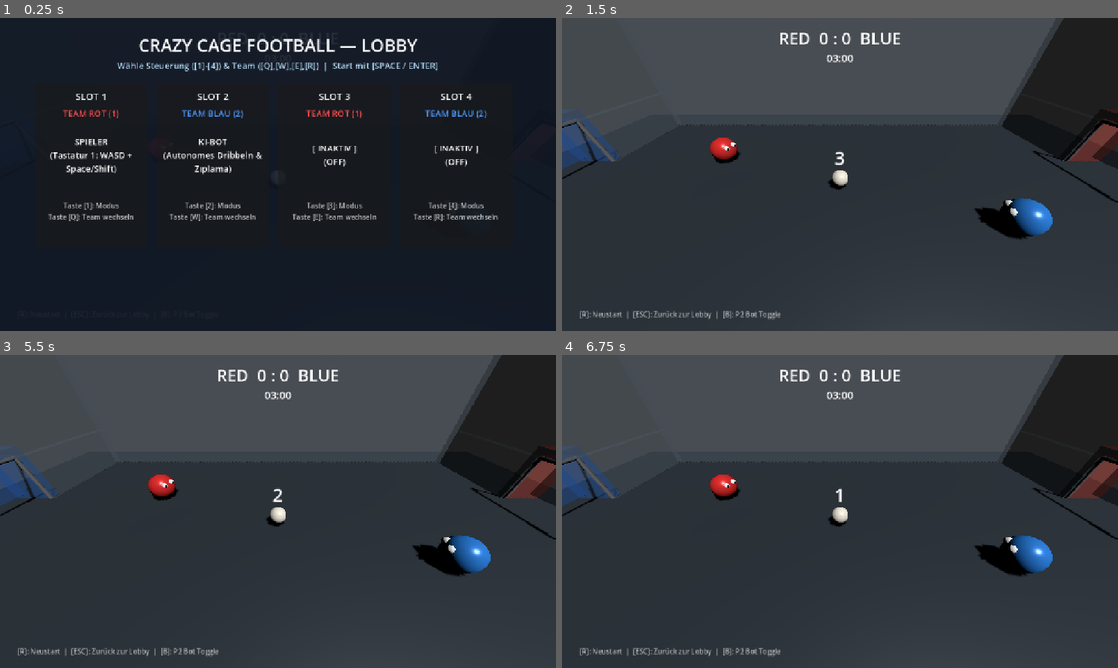
Above: before the commit, frames 1-4 (two rows, left to right).
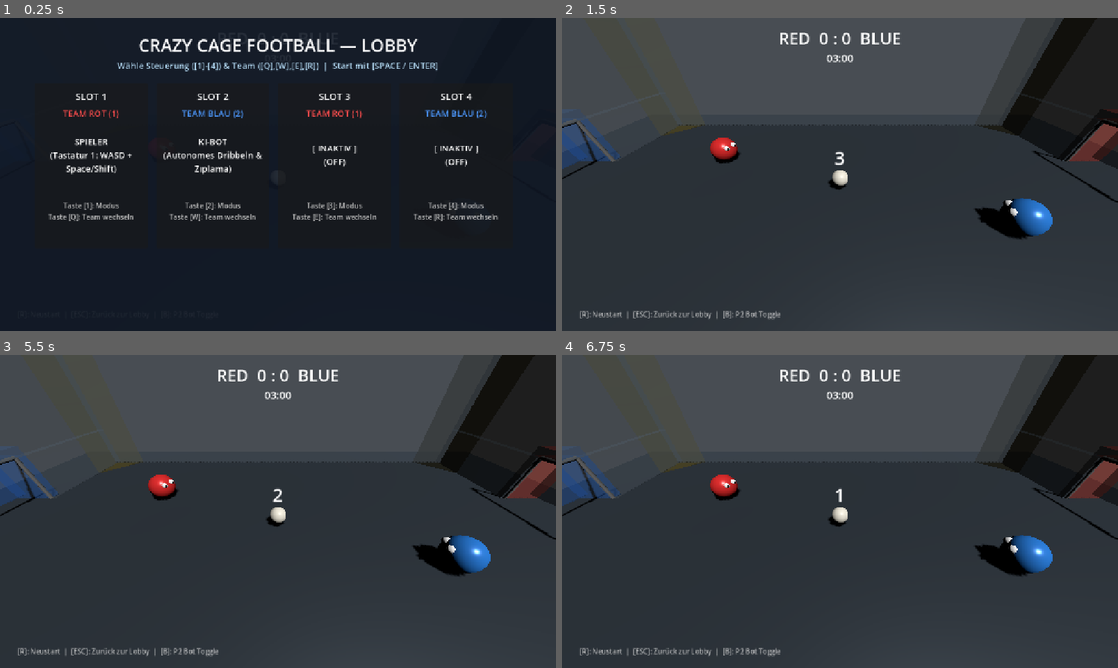
Above: after the commit, the same moments.

Repository: RobinNunkesser/gd-godot-crazy-cage-football
Game: Godot game, scene res://scenes/main.tscn
Two runs of this game, one before a commit and one after it. Both use one fixed random seed, a clock stepped at 60 frames per second and the inputs below.
Inputs:
- Up to frame 1 (0.25 s): no input
- Up to frame 2 (1.5 s): tap Enter (p2_jump) at 0.5 s; hold D (p1_right) 0.53-1.28 s; tap Shift (p1_boost) at 0.6 s; tap Space (p1_jump) at 0.77 s; tap R (restart) at 1.25 s; hold S (p1_down) from 1.28 s (still down); tap Down (p2_down) at 1.35 s
- Up to frame 3 (5.5 s): tap Space (p1_jump) at 1.52, 3.02, 3.77, 4.52 s; tap R (restart) every 0.75 s from 2 to 4.25 s; release S (p1_down) at 2.03 s; hold D (p1_right) 2.03-2.78 s; hold Left (p2_left) 2.03-2.78 s; hold W (p1_up) 2.78-3.53 s; tap Right (p2_right) at 2.85 s; hold Up (p2_up) 3.53-4.28 s; hold A (p1_left) 3.53-5.03 s; tap 1 at 4.35 s; hold S (p1_down) from 5.03 s (still down); tap 2 at 5.1 s
- Up to frame 4 (6.75 s): release S (p1_down) at 5.78 s; hold D (p1_right) 5.78-6.53 s; tap 3 at 5.85 s; tap Space (p1_jump) at 6.02 s; hold W (p1_up) from 6.53 s (still down); tap 4 at 6.6 s

The runs differ from the first frame. In frame 2, 0.1% of the frame differs, in the area x 18-82%, y 34-38%; in frame 3, 0.1%; in frame 4, 0.1%.

Commit message:
feat(ai-corner): add diagonal corner bumpers and intelligent bot unstuck/flank clearance

Diff:
--- a/scenes/main.gd
+++ b/scenes/main.gd
@@ -98,6 +98,9 @@
 
 	_build_side_wall(-1, "LeftWall")
 	_build_side_wall(1, "RightWall")
+
+	# 45-Grad abgewinkelte Eck-Banden (verhindern Verklemmen in 90-Grad Ecken)
+	_build_corner_bumpers()
 
 	# 4. Tore mit Area3D
 	_build_goal(-1, 2) # Tor links (Team 2 verteidigt, Team 1 punktet)
@@ -260,6 +263,49 @@
 	crossbar.position = Vector3(x_pos, CageConfig.GOAL_HEIGHT, 0)
 	crossbar.rotation_degrees = Vector3(90, 0, 0)
 	add_child(crossbar)
+
+func _build_corner_bumpers() -> void:
+	var chamfer_len = 2.6
+	var box_size = Vector3(chamfer_len, CageConfig.CAGE_HEIGHT_Y, CageConfig.WALL_THICKNESS * 1.5)
+	var bumper_color = Color(0.75, 0.65, 0.25, 0.6) # Industrieller Warnbanden-Look
+
+	var corner_configs = [
+		{"name": "CornerBumper_NE", "pos": Vector3(11.1, CageConfig.CAGE_HEIGHT_Y * 0.5, -6.1), "rot": -45.0},
+		{"name": "CornerBumper_SE", "pos": Vector3(11.1, CageConfig.CAGE_HEIGHT_Y * 0.5, 6.1), "rot": 45.0},
+		{"name": "CornerBumper_NW", "pos": Vector3(-11.1, CageConfig.CAGE_HEIGHT_Y * 0.5, -6.1), "rot": 45.0},
+		{"name": "CornerBumper_SW", "pos": Vector3(-11.1, CageConfig.CAGE_HEIGHT_Y * 0.5, 6.1), "rot": -45.0}
+	]
+
+	for cfg in corner_configs:
+		var body = StaticBody3D.new()
+		body.name = cfg["name"]
+		body.position = cfg["pos"]
+		body.rotation_degrees = Vector3(0, cfg["rot"], 0)
+
+		var phys_mat = PhysicsMaterial.new()
+		phys_mat.bounce = 0.85 # Hohe Federwirkung für dynamisches Herausprallen
+		phys_mat.friction = 0.2
+		body.physics_material_override = phys_mat
+
+		var col = CollisionShape3D.new()
+		var shape = BoxShape3D.new()
+		shape.size = box_size
+		col.shape = shape
+		body.add_child(col)
+
+		var mesh_inst = MeshInstance3D.new()
+		var box = BoxMesh.new()
+		box.size = box_size
+		mesh_inst.mesh = box
+		var mat = StandardMaterial3D.new()
+		mat.albedo_color = bumper_color
+		mat.transparency = BaseMaterial3D.TRANSPARENCY_ALPHA
+		mat.metallic = 0.7
+		mat.roughness = 0.2
+		mesh_inst.material_override = mat
+		body.add_child(mesh_inst)
+
+		add_child(body)
 
 func _build_ui() -> void:
 	var canvas = CanvasLayer.new()
--- a/scripts/player.gd
+++ b/scripts/player.gd
@@ -33,6 +33,9 @@
 var _mesh_instance: MeshInstance3D
 var _pending_teleport: bool = false
 var _teleport_target: Vector3 = Vector3.ZERO
+var _stuck_timer: float = 0.0
+var _unstuck_mode_timer: float = 0.0
+var _unstuck_dir: Vector3 = Vector3.ZERO
 
 func _ready() -> void:
 	mass = CageConfig.PLAYER_MASS
@@ -127,21 +130,66 @@
 	_clamp_speed()
 	_update_eyes()
 
-func _handle_bot_ai(_delta: float) -> void:
+func _handle_bot_ai(delta: float) -> void:
 	if not is_instance_valid(target_ball):
 		return
 
 	var my_pos = global_position if is_inside_tree() else position
 	var ball_pos = target_ball.global_position if (is_inside_tree() and target_ball.is_inside_tree()) else target_ball.position
-
+	var dist_to_ball = Vector2(ball_pos.x - my_pos.x, ball_pos.z - my_pos.z).length()
+
+	# 1. Klemmen- & Ecken-Erkennung: Nahe am Ball, aber blockiert (< 1.0 m/s)
+	if dist_to_ball < 2.0 and linear_velocity.length() < 1.0:
+		_stuck_timer += delta
+		if _stuck_timer > 0.45:
+			# Befreiungsschlag: Sofortiger Zıplama-Sprung + Entlastungsstoß in den freien Raum
+			trigger_jump()
+			_unstuck_mode_timer = 0.75
+			var to_center = Vector3(-signf(my_pos.x) * 0.8, 0.0, -signf(my_pos.z) * 1.4).normalized()
+			_unstuck_dir = to_center
+			if boost_cooldown <= 0.0:
+				trigger_boost(Vector2(_unstuck_dir.x, _unstuck_dir.z))
+			_stuck_timer = 0.0
+	else:
+		_stuck_timer = maxf(0.0, _stuck_timer - delta * 0.5)
+
+	# 2. Wenn aktiver Unstuck-Modus läuft:
+	if _unstuck_mode_timer > 0.0:
+		_unstuck_mode_timer -= delta
+		apply_central_force(_unstuck_dir * CageConfig.PLAYER_DRIVE_FORCE * bot_difficulty * 1.5)
+		if _unstuck_mode_timer < 0.35 and dist_to_ball < 1.6 and my_pos.y <= CageConfig.PLAYER_RADIUS + 0.35:
+			trigger_jump()
+		return
+
+	# 3. Flanken- und Ecken-Taktik (Corner Clearance)
 	# Ziel-Tor: Team 1 (Rot) greift nach rechts (X > 0) an; Team 2 (Blau) greift nach links (X < 0) an.
 	var goal_x = CageConfig.CAGE_WIDTH_X * 0.5 if team_id == 1 else -CageConfig.CAGE_WIDTH_X * 0.5
 	var to_goal = Vector2(goal_x - ball_pos.x, 0.0).normalized()
 
-	# Positioniere dich leicht hinter den Ball bezogen auf das Ziel-Tor
-	var attack_spot = Vector2(ball_pos.x - to_goal.x * 0.8, ball_pos.z)
+	var desired_push_dir = to_goal
+	var is_in_corner_or_flank = absf(ball_pos.z) > 3.8 or (absf(ball_pos.x) > CageConfig.CAGE_WIDTH_X * 0.5 - 3.2 and absf(ball_pos.z) > 2.2)
+
+	if is_in_corner_or_flank:
+		# In der Ecke / an der Bande nicht ins Aus drücken, sondern Ball quer zur Spielfeldmitte (Z=0) herausspielen!
+		var center_z_dir = -signf(ball_pos.z)
+		desired_push_dir = Vector2(to_goal.x * 0.5, center_z_dir * 1.0).normalized()
+
+	# Positioniere dich hinter den Ball bezogen auf die gewünschte Stoßrichtung
+	var attack_spot = Vector2(ball_pos.x, ball_pos.z) - desired_push_dir * 0.95
+
+	# Grenze den Attack-Spot so ein, dass der Bot nicht versucht in/durch Wände zu fahren
+	attack_spot.x = clampf(attack_spot.x, -CageConfig.CAGE_WIDTH_X * 0.5 + 1.2, CageConfig.CAGE_WIDTH_X * 0.5 - 1.2)
+	attack_spot.y = clampf(attack_spot.y, -CageConfig.CAGE_DEPTH_Z * 0.5 + 1.2, CageConfig.CAGE_DEPTH_Z * 0.5 - 1.2)
+
 	var steer_vec = attack_spot - Vector2(my_pos.x, my_pos.z)
-	var dist_to_ball = Vector2(ball_pos.x - my_pos.x, ball_pos.z - my_pos.z).length()
+
+	# Wenn der Bot zwischen Ball und Bande steht und den Ball fälschlicherweise in die Ecke klemmen würde:
+	var to_ball_vec = Vector2(ball_pos.x - my_pos.x, ball_pos.z - my_pos.z).normalized()
+	if dist_to_ball < 1.6 and to_ball_vec.dot(desired_push_dir) < -0.2:
+		# Springe über/auf den Ball oder weiche leicht seitlich aus
+		if my_pos.y <= CageConfig.PLAYER_RADIUS + 0.35:
+			trigger_jump()
+		steer_vec += Vector2(desired_push_dir.y, -desired_push_dir.x) * 1.5
 
 	if steer_vec.length_squared() > 0.01:
 		steer_vec = steer_vec.normalized()
@@ -149,13 +197,13 @@
 		apply_central_force(move_dir * CageConfig.PLAYER_DRIVE_FORCE * bot_difficulty)
 
 	# Zıplama Sprung bei hoher Kugel in Tor-Nähe
-	if dist_to_ball < 2.2 and ball_pos.y > 1.0:
+	if dist_to_ball < 2.2 and ball_pos.y > 0.9:
 		trigger_jump()
 
 	# Boost / Rammstoß wenn Ball im Schussfeld liegt
 	if dist_to_ball < 2.5 and boost_cooldown <= 0.0:
 		var dir_to_ball = Vector2(ball_pos.x - my_pos.x, ball_pos.z - my_pos.z).normalized()
-		if dir_to_ball.dot(to_goal) > 0.6:
+		if dir_to_ball.dot(desired_push_dir) > 0.5:
 			trigger_boost(dir_to_ball)
 
 func _handle_input(_delta: float) -> void:
@@ -263,3 +311,6 @@
 	linear_velocity = Vector3.ZERO
 	angular_velocity = Vector3.ZERO
 	boost_cooldown = 0.0
+	_stuck_timer = 0.0
+	_unstuck_mode_timer = 0.0
+	_unstuck_dir = Vector3.ZERO
--- a/test_gameplay.gd
+++ b/test_gameplay.gd
@@ -87,13 +87,17 @@
 	player.trigger_jump()
 	assert(player.linear_velocity.y >= 0.0, "Jump should impart upward velocity or force")
 
-	# Bot AI Steering testen
+	# Bot AI Steering & Stuck Recovery testen
 	player.is_bot = true
 	var test_ball = Node3D.new()
-	test_ball.position = Vector3(2.0, 0.5, 0.0)
+	test_ball.position = Vector3(1.0, 0.5, 0.0)
 	root.add_child(test_ball)
 	player.target_ball = test_ball
-	player._handle_bot_ai(0.016)
+	player.linear_velocity = Vector3.ZERO
+	# 40 Ticks simuliert 0.6s Stillstand am Ball -> löst Unstuck-Modus aus
+	for _t in range(40):
+		player._handle_bot_ai(0.016)
+	assert(player._unstuck_mode_timer > 0.0 or player.linear_velocity.length() > 0.1, "Bot should engage unstuck recovery when stalled at ball")
 	test_ball.queue_free()
 
 	player.queue_free()
@@ -164,6 +168,12 @@
 	assert(main_scene.has_node("LeftGoal_RoofNet"), "Left goal roof must exist")
 	assert(main_scene.has_node("RightGoal_RoofNet"), "Right goal roof must exist")
 
+	# 45-Grad Eckbanden müssen existieren
+	assert(main_scene.has_node("CornerBumper_NE"), "NE corner bumper must exist")
+	assert(main_scene.has_node("CornerBumper_SE"), "SE corner bumper must exist")
+	assert(main_scene.has_node("CornerBumper_NW"), "NW corner bumper must exist")
+	assert(main_scene.has_node("CornerBumper_SW"), "SW corner bumper must exist")
+
 	# Bot Toggle testen
 	main_scene.toggle_p2_bot()
 	assert(not main_scene.player2.is_bot, "Player 2 should toggle to Human")
